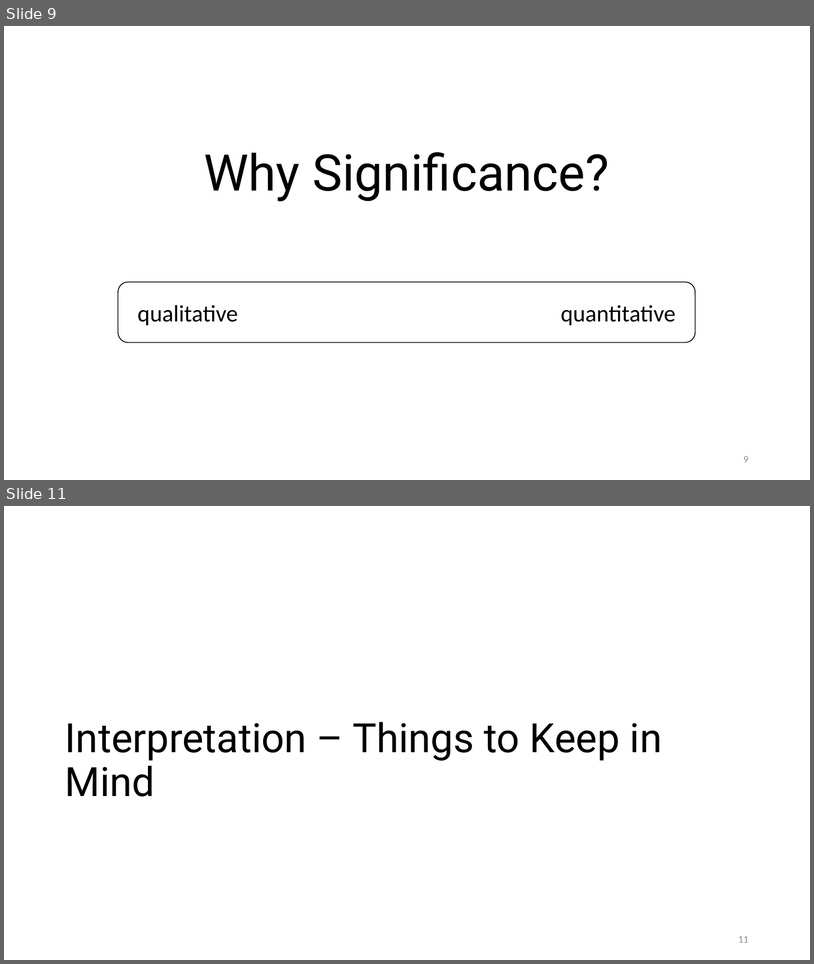
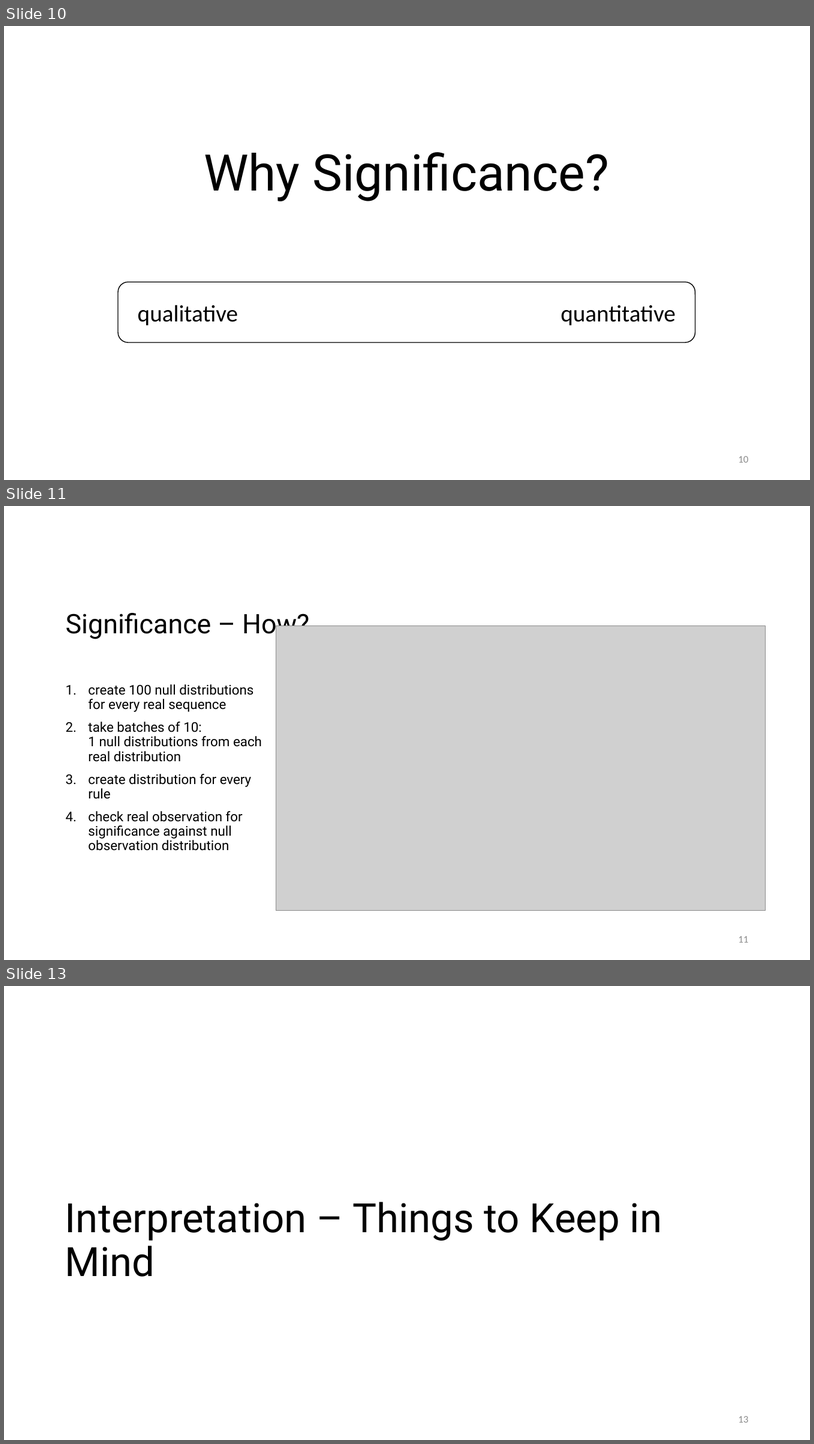
Before and after one commit to prestoaghitato/BA_thesis, a slide deck: tex/beamer_dummy.pptx. Shown one above the other, each under a label of ours: slides 9 and 11 before the commit, slides 10, 11 and 13 after it; the slides between them are not shown. The pictures are 814x964 and 814x1444 pixels, drawn with LibreOffice and Linux fonts; fonts in the diff are those of the drawing; grey boxes stand for pictures. Boxes give left, top, right and bottom in pixels: in the first picture for what was removed or moved away, otherwise in the second. Text is boxed around its words. In the diff, an @@ line names an element or a change of style, - is before the commit and + after.

```diff
--- a/tex/beamer_dummy.pptx
+++ b/tex/beamer_dummy.pptx
@@ slide 11 added at [4,506,810,960], background #FFFFFF @@
@@ title added at [66,613,309,640], 32 pt, text #000000 @@
+Significance – How?
@@ picture added at [276,626,765,910] @@
@@ text added at [88,684,262,850], 16 pt, text #000000 @@
+1. create 100 null distributions for every real sequence
+2. take batches of 10:
+   1 null distributions from each real distribution
+3. create distribution for every rule
+4. check real observation for significance against null observation distribution
@@ page number added at [738,936,749,942], 12 pt, text #8C8C8C @@
+11
@@ what was slide 9 is now slide 10 @@
@@ page number at [738,456,749,462]: text changed @@
-9
+10
@@ what was slide 11 is now slide 13 @@
@@ page number at [738,1416,749,1422]: text changed @@
-11
+13
```
Also in this commit, not shown: 3 slides changed, 3 other slides added, 2 slides removed, 17 other files.
